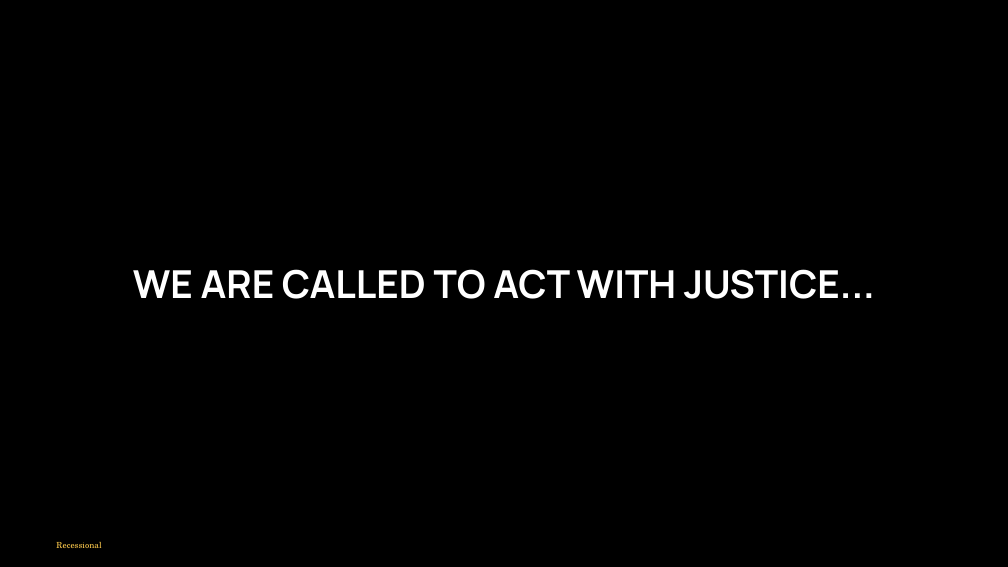
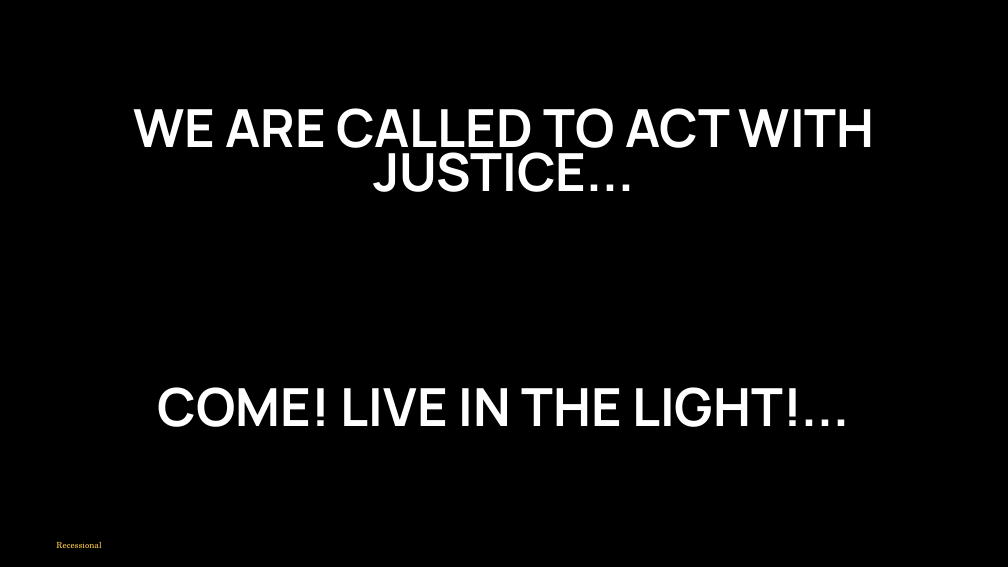
Before and after one commit to divinogabriel9/verbum, a slide deck: slide 74 of outputs/GFCC7Jun2026_TheSolemnityoftheMostHolyBodyandBloodofChrist.pptx (slide 81 before the commit). Drawn at 1008x567 pixels with LibreOffice and Linux fonts; fonts in the diff are those of the drawing. Boxes give left, top, right and bottom in pixels: in the first picture for what was removed or moved away, otherwise in the second. Text is boxed around its words. In the diff, an @@ line names an element or a change of style, - is before the commit and + after.

```diff
--- a/outputs/GFCC7Jun2026_TheSolemnityoftheMostHolyBodyandBloodofChrist.pptx
+++ b/outputs/GFCC7Jun2026_TheSolemnityoftheMostHolyBodyandBloodofChrist.pptx
@@ text "WE ARE CALLED TO ACT ...": place and size @@
-text "WE ARE CALLED TO ACT ..." at <box>133,269,875,299</box>
+text "WE ARE CALLED TO ACT ..." at <box>133,108,875,192</box>
@@ text "WE ARE CALLED TO ACT ..." at <box>133,108,875,192</box>: size 55 to 75 pt; line spacing 1 to 0.7; less space between paragraphs @@
@@ text added at <box>158,387,849,427</box>, 75 pt, text #FFFFFF, bold @@
+COME! LIVE IN THE LIGHT!...
```
Also in this commit, not shown: 12 other slides changed, 11 slides removed, 11 other files.
